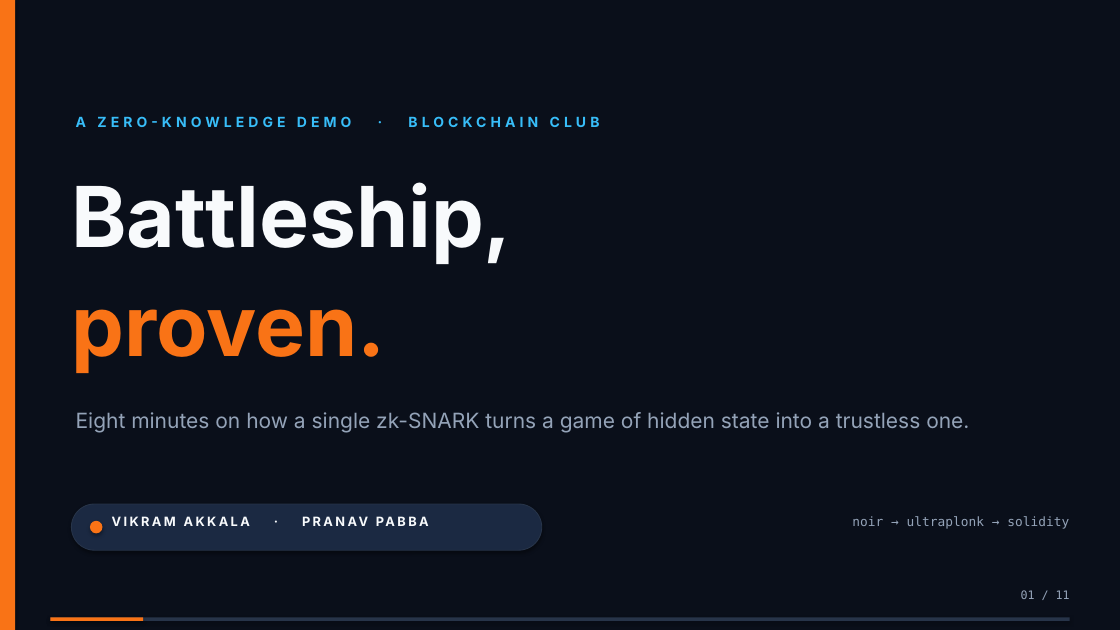
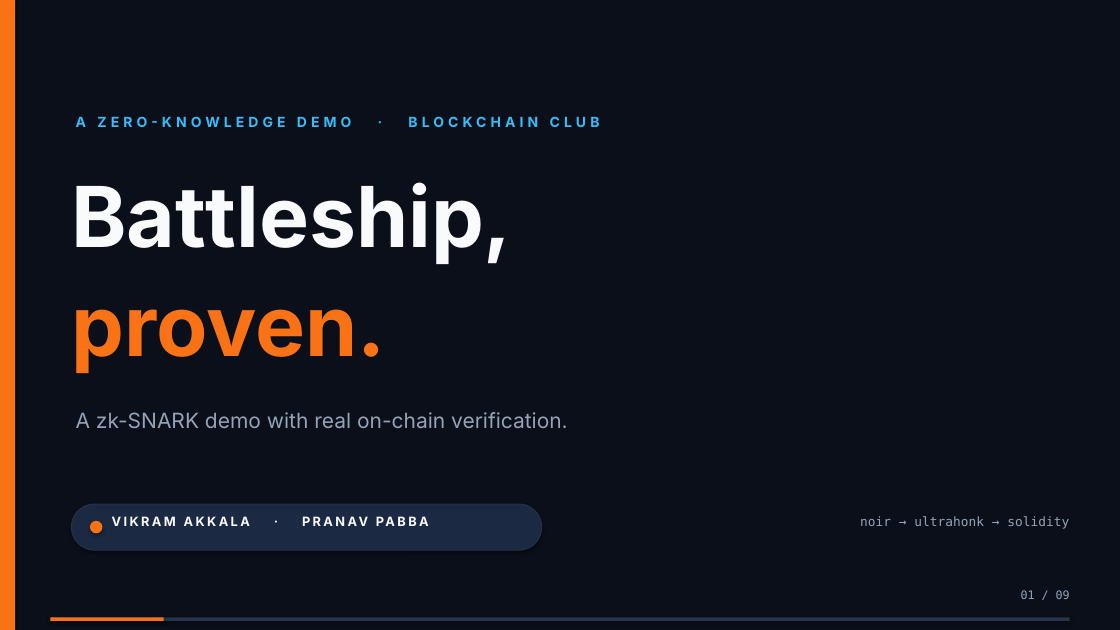
Before and after one commit to ppabba101/solidity-battleship, a slide deck: slide 1 of presentation/battleship-zk-demo.pptx. Drawn at 1120x630 pixels with LibreOffice and Linux fonts; fonts in the diff are those of the drawing. Boxes give left, top, right and bottom in pixels: in the first picture for what was removed or moved away, otherwise in the second. Text is boxed around its words. In the diff, an @@ line names an element or a change of style, - is before the commit and + after.

```diff
--- a/presentation/battleship-zk-demo.pptx
+++ b/presentation/battleship-zk-demo.pptx
@@ text at [76, 412, 568, 428]: text changed @@
-Eight minutes on how a single zk-SNARK turns a game of hidden state into a trustless one.
+A zk-SNARK demo with real on-chain verification.
@@ text at [860, 516, 1069, 529]: text changed @@
-noir → ultraplonk → solidity
+noir → ultrahonk → solidity
@@ text at [1021, 590, 1070, 599]: text changed @@
-01 / 11
+01 / 09
@@ rectangle: place and size @@
-rectangle at [50, 618, 143, 621]
+rectangle at [50, 618, 164, 621]
```
Also in this commit, not shown: 5 other slides changed, 3 slides added, 5 slides removed, 11 other files.
